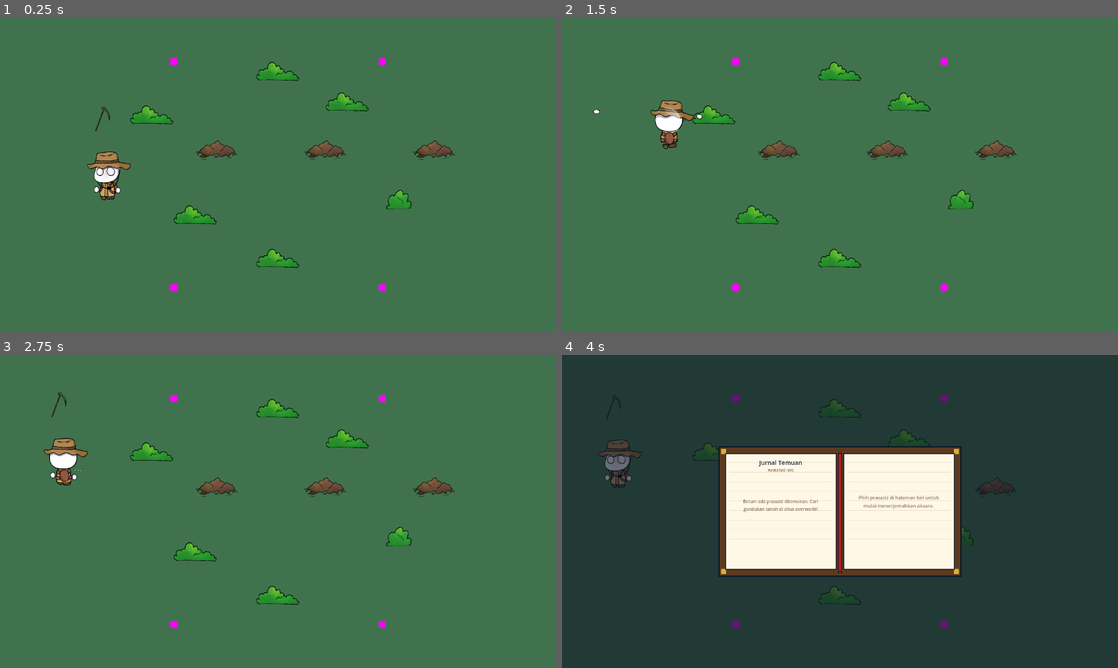
Above: before the commit, frames 1-4 (two rows, left to right).
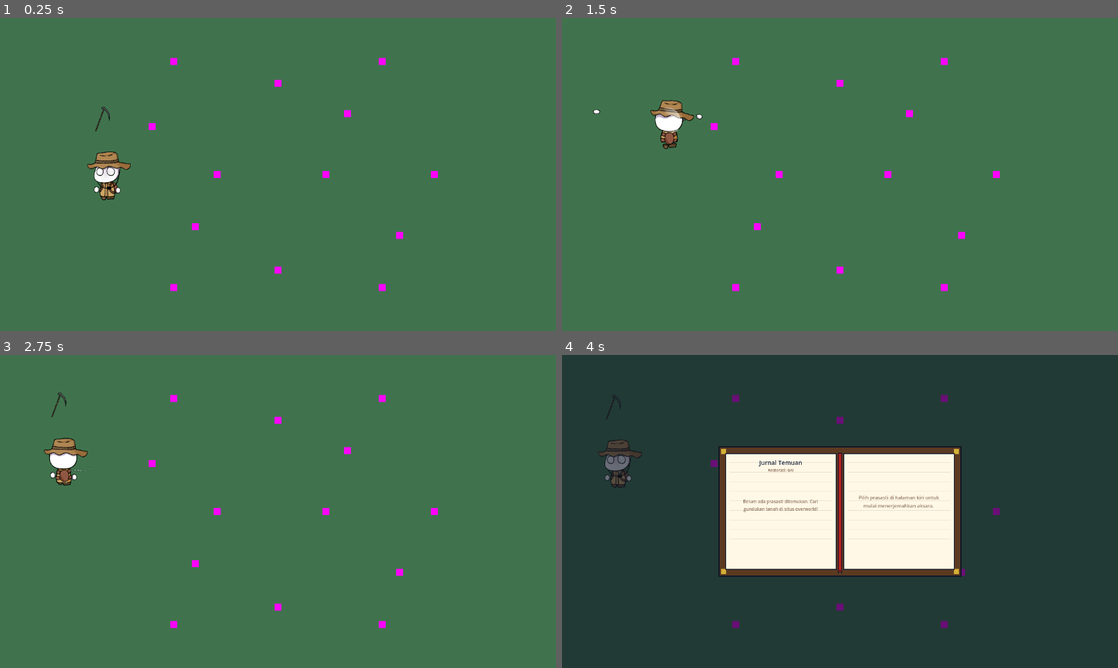
Above: after the commit, the same moments.

Repository: Akabim/arkeolog
Game: Godot game, scene res://src/levels/sandbox.tscn
The game is run twice, just before and just after one commit, with the same random seed, the same clock (stepped at 60 frames per second) and the same inputs. This scene is started directly instead of the project's main scene.
Inputs (mouse positions are in pixels of both pictures, inside the frame that each line leads up to):
- Up to frame 1 (0.25 s): no input
- Up to frame 2 (1.5 s): tap Enter (ui_accept) at 0.5, 0.77 s; move the mouse to (812, 237) at 0.52 s; hold W (move_up) 0.53-1.25 s; hold E (interact) 0.53-1.25 s; click (812, 237) at 0.67 s; drag from (1006, 221) to (667, 146) at 1.27 s
- Up to frame 3 (2.75 s): move the mouse to (111, 464) at 2.02 s; hold A (move_left) from 2.03 s (still down); tap Space at 2.1 s
- Up to frame 4 (4 s): release A (move_left) at 2.75 s; drag from (867, 511) to (712, 464) at 2.77 s; tap Enter (ui_accept) at 3.5, 3.77 s; move the mouse to (756, 433) at 3.52 s; hold S (move_down) from 3.53 s (still down); tap I at 3.6 s

The runs differ from the first frame. In frame 1, 2.6% of the frame differs, in the area x 23-82%, y 14-82%; in frame 2, 2.5%; in frame 3, 2.6%; in frame 4, 0.3%.

Commit message:
Optimize environment asset loading by preloading and caching semak 1/2 and gundukan 1 textures at startup, eliminating lag spikes caused by synchronous disk reads in _ready()

Diff:
--- a/src/core/texture_baker.gd
+++ b/src/core/texture_baker.gd
@@ -16,6 +16,18 @@
 	Global.textures["shrub"] = await get_texture_or_bake("shrub", SHRUB_VISUAL, {}, Vector2(36, 36))
 	Global.textures["tree"] = await get_texture_or_bake("tree", TREE_VISUAL, {}, Vector2(64, 96))
 	Global.textures["dirt_mound"] = await get_texture_or_bake("dirt_mound", DIRT_MOUND_VISUAL, {}, Vector2(64, 48))
+
+	# Preload hand-drawn envi assets to avoid disk-read latency during gameplay
+	var tex_s1 = "res://assets/textures/player/envi/semak 1.png"
+	var tex_s2 = "res://assets/textures/player/envi/semak 2.png"
+	if ResourceLoader.exists(tex_s1):
+		Global.textures["semak_1"] = load(tex_s1)
+	if ResourceLoader.exists(tex_s2):
+		Global.textures["semak_2"] = load(tex_s2)
+
+	var tex_m = "res://assets/textures/player/envi/Gundukan Tanah 1.png"
+	if ResourceLoader.exists(tex_m):
+		Global.textures["gundukan_1"] = load(tex_m)
 
 	# Load hand and tools with fallbacks
 	Global.textures["hand"] = load_or_create_fallback("hand", Vector2(16, 16), Color.WHITE)
--- a/src/entities/dirt_mound/dirt_mound.gd
+++ b/src/entities/dirt_mound/dirt_mound.gd
@@ -23,11 +23,11 @@
 	body_exited.connect(_on_player_exited)
 	prompt.visible = false
 
-	# Assign baked sprite texture or load Nesya's new assets
+	# Assign baked sprite texture or load Nesya's new assets from preloaded cache
 	var sprite = Sprite2D.new()
-	var tex_mound = "res://assets/textures/player/envi/Gundukan Tanah 1.png"
-	if ResourceLoader.exists(tex_mound):
-		sprite.texture = load(tex_mound)
+	var tex_mound = Global.textures.get("gundukan_1")
+	if tex_mound:
+		sprite.texture = tex_mound
 		sprite.centered = true
 		sprite.offset = Vector2(0, -128)
 		sprite.scale = Vector2(0.45, 0.45)
--- a/src/entities/obstacles/shrub.gd
+++ b/src/entities/obstacles/shrub.gd
@@ -18,12 +18,12 @@
 	health = max_health
 	$BashDetector.body_entered.connect(_on_player_entered)
 
-	# Assign baked sprite texture or load Nesya's new assets
+	# Assign baked sprite texture or load Nesya's new assets from preloaded cache
 	var sprite = Sprite2D.new()
-	var tex_1 = "res://assets/textures/player/envi/semak 1.png"
-	var tex_2 = "res://assets/textures/player/envi/semak 2.png"
-	if ResourceLoader.exists(tex_1) and ResourceLoader.exists(tex_2):
-		sprite.texture = load(tex_1) if randf() > 0.5 else load(tex_2)
+	var tex_1 = Global.textures.get("semak_1")
+	var tex_2 = Global.textures.get("semak_2")
+	if tex_1 and tex_2:
+		sprite.texture = tex_1 if randf() > 0.5 else tex_2
 		sprite.centered = true
 		sprite.offset = Vector2(0, -128)
 		sprite.scale = Vector2(0.45, 0.45)
